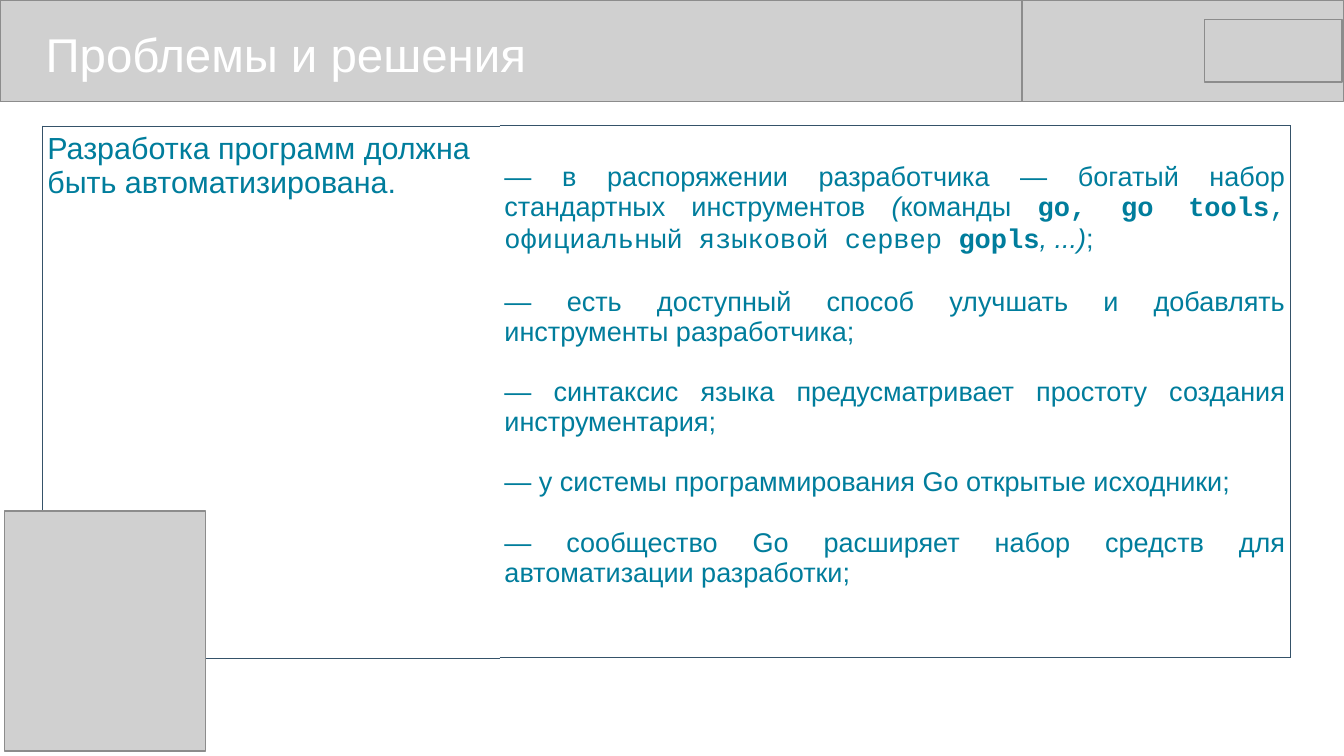
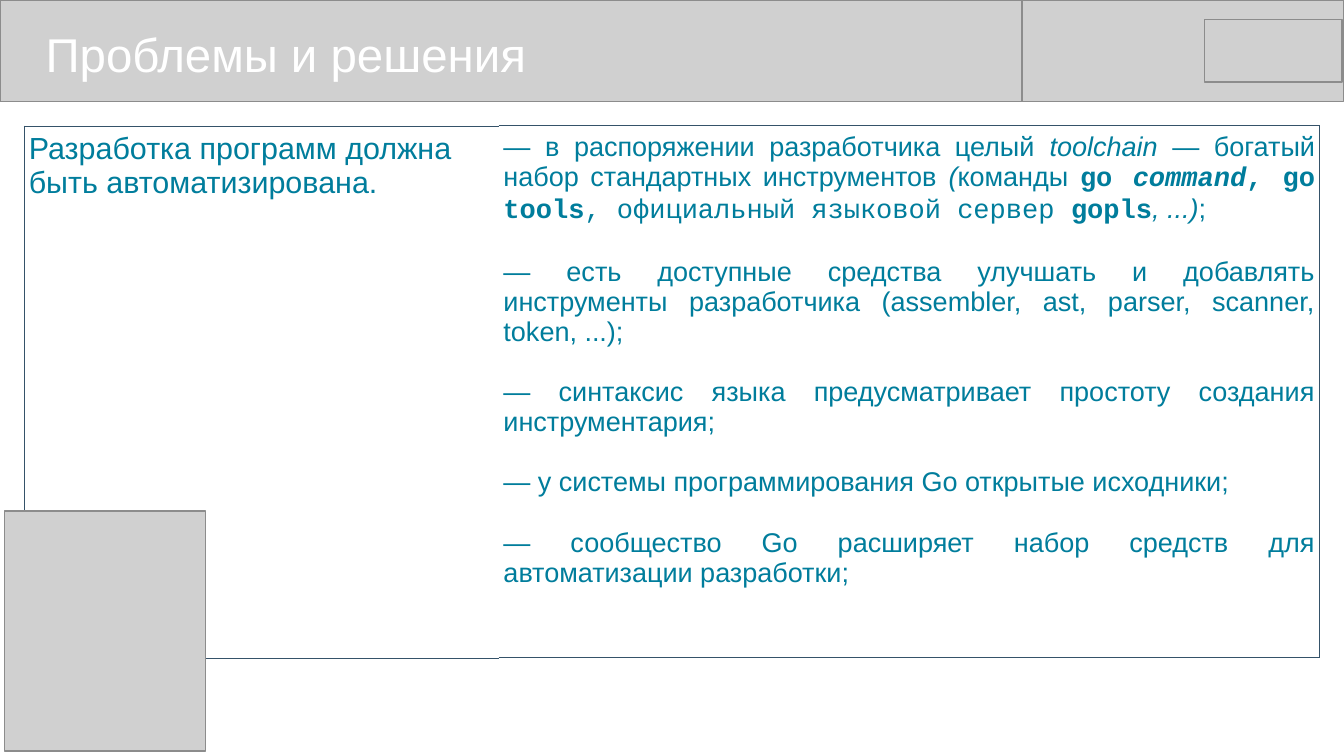
Before and after one commit to mike-shock/Go_language, a slide deck: slide 16 of view/Go_View.odp. Drawn at 1344x756 pixels with LibreOffice and Linux fonts; fonts in the diff are those of the drawing; grey boxes stand for pictures. Boxes give left, top, right and bottom in pixels: in the first picture for what was removed or moved away, otherwise in the second. Text is boxed around its words. In the diff, an @@ line names an element or a change of style, - is before the commit and + after.

```diff
--- a/view/Go_View.odp
+++ b/view/Go_View.odp
@@ table at <box>24,126,1321,622</box> @@
-row 1, column 2: — в распоряжении разработчика — богатый набор стандартных инструментов (команды go, go tools, официальный языковой сервер gopls, ...); / — есть доступный способ улучшать и добавлять инструменты разработчика; / — синтаксис языка предусматривает простоту создания инструментария; / — у системы программирования Go открытые исходники; / — сообщество Go расширяет набор средств для автоматизации разработки;
+row 1, column 2: — в распоряжении разработчика целый toolchain — богатый набор стандартных инструментов (команды go command, go tools, официальный языковой сервер gopls, ...); / — есть доступные средства улучшать и добавлять инструменты разработчика (assembler, ast, parser, scanner, token, ...); / — синтаксис языка предусматривает простоту создания инструментария; / — у системы программирования Go открытые исходники; / — сообщество Go расширяет набор средств для автоматизации разработки;
@@ table: place and size @@
-table at <box>43,126,1292,622</box>
+table at <box>24,126,1321,622</box>
```
Also in this commit, not shown: 11 other slides changed, 3 other files.
